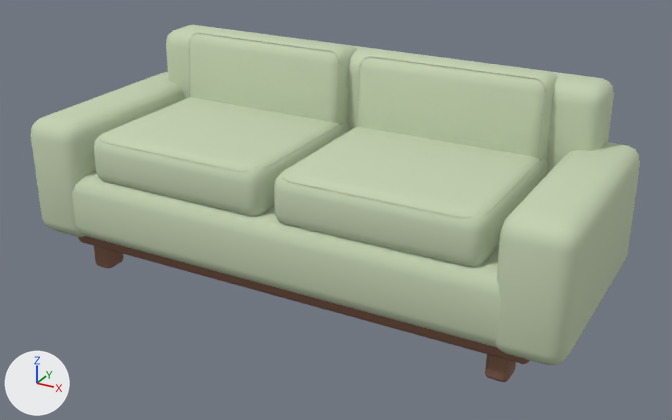
Renders of the Blender file assets-source/blender/sofa.blend from each side of a commit.
One viewpoint serves both versions: a camera (50 mm lens) standing at (1.58, -2.8, 1.7) and looking at (0.06, -0.02, 0.31). Arrows for +X, +Y and +Z are at lower left; the lights stay in place. The picture after the commit comes second.

The scene before the commit, as lines of its bpy script (objects in view):
```python
ob_sofa_back_cushion_0 = bpy.data.objects.new('sofa_back_cushion_0', me_cube_007)
ob_sofa_back_cushion_0.location = (0.0, 0.0, 0.0)
ob_sofa_back_cushion_1 = bpy.data.objects.new('sofa_back_cushion_1', me_cube_009)
ob_sofa_back_cushion_1.location = (0.0, 0.0, 0.0)
ob_sofa_back_shell = bpy.data.objects.new('sofa_back_shell', me_cube_003)
ob_sofa_back_shell.location = (0.0, 0.0, 0.0)
ob_sofa_integrated_arm_1 = bpy.data.objects.new('sofa_integrated_arm_1', me_cube_005)
ob_sofa_integrated_arm_1.location = (0.0, 0.0, 0.0)
ob_sofa_lower_wood_rail = bpy.data.objects.new('sofa_lower_wood_rail', me_cube_002)
ob_sofa_lower_wood_rail.location = (0.0, 0.0, 0.0)
ob_sofa_seat_cushion_0 = bpy.data.objects.new('sofa_seat_cushion_0', me_cube_006)
ob_sofa_seat_cushion_0.location = (0.0, 0.0, 0.0)
ob_sofa_seat_cushion_1 = bpy.data.objects.new('sofa_seat_cushion_1', me_cube_008)
ob_sofa_seat_cushion_1.location = (0.0, 0.0, 0.0)
ob_sofa_tapered_foot = bpy.data.objects.new('sofa_tapered_foot', me_cube_010)
ob_sofa_tapered_foot.location = (0.0, 0.0, 0.0)
ob_sofa_tapered_foot_002 = bpy.data.objects.new('sofa_tapered_foot.002', me_cube_012)
ob_sofa_tapered_foot_002.location = (0.0, 0.0, 0.0)
# also in view: 'sofa_continuous_base' at (0.0, -0.01, 0.29); 'sofa_integrated_arm_-1' at (-0.93, -0.02, 0.38); 'tailored_double_welt' at (0.0, -0.08, 0.66)
```
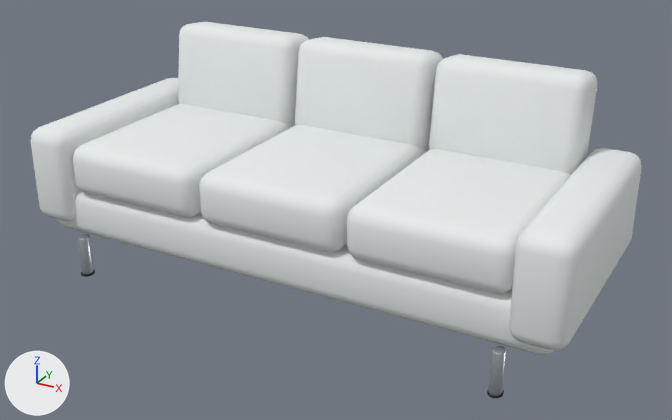
Location of each change, [x1, y1, x2, y2] in pixels of the pictures (672 x 420 px):
'sofa_continuous_base', recoloured, mesh rescaled
    before: [72, 170, 501, 347]
    after: [57, 190, 554, 355]
'sofa_seat_cushion_1', deleted (pale green)
    before: [274, 127, 547, 267]
'sofa_integrated_arm_1', recoloured, reshaped (pale green to white, 8% narrower, 9% shorter)
    before: [496, 142, 640, 365]
    after: [509, 148, 641, 350]
'individual_seat_cushion.002', added
    after: [347, 149, 571, 293]
'sofa_seat_cushion_0', deleted (pale green)
    before: [94, 97, 349, 216]
'individual_seat_cushion.001', added
    after: [199, 125, 426, 252]
'angled_back_cushion.002', added
    after: [429, 54, 597, 175]
'sofa_back_cushion_1', deleted (pale green)
    before: [356, 50, 558, 160]
'individual_seat_cushion', added
    after: [73, 104, 294, 217]
'angled_back_cushion.001', added
    after: [295, 37, 443, 148]
'sofa_back_cushion_0', deleted (pale green)
    before: [190, 27, 357, 124]
'angled_back_cushion', added
    after: [178, 22, 309, 126]
'sofa_integrated_arm_-1', recoloured, reshaped (pale green to white, 13% shorter)
    before: [31, 72, 185, 237]
    after: [31, 78, 179, 221]
'sofa_back_shell', deleted
    before: [166, 25, 614, 175]
'sofa_lower_wood_rail', deleted (mostly hidden)
    before: [78, 236, 530, 364]
'tailored_double_welt', deleted
    before: [99, 33, 546, 218]
'aluminum_foot.002', added
    after: [488, 346, 506, 396]
'sofa_tapered_foot.002', deleted (brown)
    before: [485, 354, 516, 382]
'aluminum_foot', added
    after: [77, 234, 94, 274]
'sofa_tapered_foot', deleted (brown)
    before: [94, 246, 124, 268]
'rubber_floor_glide.002', added
    after: [487, 390, 504, 398]

What changed in the scene script:
```text
Change mat_upholstery_textured:
    mat_upholstery_textured.base_color: (0.56, 0.65, 0.45) -> (0.81, 0.84, 0.84)  # pale green #c5d3b3 -> white #e8ecec
Change me_cube_001:
    remove me_cube_001.from_pydata(...)  # 96 vertices, 98 faces; spans x -0.99..0.99, y -0.44..0.43, z 0.15..0.42
    add me_cube_001.from_pydata(...)  # 96 vertices, 98 faces; spans x -1.01..1.01, y -0.41..0.4, z 0.16..0.35
    me_cube_001 part 1: the whole mesh is scaled about its middle by (1.03, 0.947, 0.713), then moved by (0.0, 0.0, -0.03)
Change me_cube_004:
    remove me_cube_004.from_pydata(...)  # 96 vertices, 98 faces; spans x -1.05..-0.809, y -0.45..0.41, z 0.146..0.61
    add me_cube_004.from_pydata(...)  # 96 vertices, 98 faces; spans x -1.05..-0.861, y -0.45..0.437, z 0.206..0.574
    me_cube_004 part 2: 96 of 96 vertices moved; they spanned x -1.05..-0.809, y -0.45..0.41, z 0.146..0.61 and now span x -1.05..-0.861, y -0.45..0.437, z 0.206..0.574; mean shift (-0.026, 0.014, 0.012)
Change me_cube_005:
    remove me_cube_005.from_pydata(...)  # 96 vertices, 98 faces; spans x 0.809..1.05, y -0.45..0.41, z 0.146..0.61
    add me_cube_005.from_pydata(...)  # 96 vertices, 98 faces; spans x 0.861..1.05, y -0.45..0.437, z 0.206..0.574
    me_cube_005 part 3: 96 of 96 vertices moved; they spanned x 0.809..1.05, y -0.45..0.41, z 0.146..0.61 and now span x 0.861..1.05, y -0.45..0.437, z 0.206..0.574; mean shift (0.026, 0.014, 0.012)
Remove ob_sofa_lower_wood_rail:
    ob_sofa_lower_wood_rail = bpy.data.objects.new('sofa_lower_wood_rail', me_cube_002)
Remove ob_sofa_back_shell:
    ob_sofa_back_shell = bpy.data.objects.new('sofa_back_shell', me_cube_003)
Remove ob_sofa_seat_cushion_0:
    ob_sofa_seat_cushion_0 = bpy.data.objects.new('sofa_seat_cushion_0', me_cube_006)
Remove ob_sofa_back_cushion_0:
    ob_sofa_back_cushion_0 = bpy.data.objects.new('sofa_back_cushion_0', me_cube_007)
Remove ob_sofa_seat_cushion_1:
    ob_sofa_seat_cushion_1 = bpy.data.objects.new('sofa_seat_cushion_1', me_cube_008)
Remove ob_sofa_back_cushion_1:
    ob_sofa_back_cushion_1 = bpy.data.objects.new('sofa_back_cushion_1', me_cube_009)
Remove ob_sofa_tapered_foot:
    ob_sofa_tapered_foot = bpy.data.objects.new('sofa_tapered_foot', me_cube_010)
Remove ob_sofa_tapered_foot_002:
    ob_sofa_tapered_foot_002 = bpy.data.objects.new('sofa_tapered_foot.002', me_cube_012)
Remove ob_tailored_double_welt:
    ob_tailored_double_welt = bpy.data.objects.new('tailored_double_welt', me_tailored_double_welt)
Add ob_angled_back_cushion_002:
    ob_angled_back_cushion_002 = bpy.data.objects.new('angled_back_cushion.002', me_cube_007_1)  # 96 vertices, 98 faces; spans x 0.3..0.862, y 0.21..0.45, z 0.469..0.85; in mat_upholstery_textured (white #e8ecec)
    ob_angled_back_cushion_002.location = (0.0, 0.0, 0.0)
Add ob_individual_seat_cushion_002:
    ob_individual_seat_cushion_002 = bpy.data.objects.new('individual_seat_cushion.002', me_cube_006_1)  # 96 vertices, 98 faces; spans x 0.298..0.864, y -0.43..0.314, z 0.337..0.529; in mat_upholstery_textured (white #e8ecec)
    ob_individual_seat_cushion_002.location = (0.0, 0.0, 0.0)
Add ob_angled_back_cushion_001:
    ob_angled_back_cushion_001 = bpy.data.objects.new('angled_back_cushion.001', me_cube_005_1)  # 96 vertices, 98 faces; spans x -0.28..0.28, y 0.21..0.45, z 0.469..0.85; in mat_upholstery_textured (white #e8ecec)
    ob_angled_back_cushion_001.location = (0.0, 0.0, 0.0)
Add ob_individual_seat_cushion_001:
    ob_individual_seat_cushion_001 = bpy.data.objects.new('individual_seat_cushion.001', me_cube_004_1)  # 96 vertices, 98 faces; spans x -0.283..0.283, y -0.43..0.314, z 0.337..0.529; in mat_upholstery_textured (white #e8ecec)
    ob_individual_seat_cushion_001.location = (0.0, 0.0, 0.0)
Add ob_angled_back_cushion:
    ob_angled_back_cushion = bpy.data.objects.new('angled_back_cushion', me_cube_003_1)  # 96 vertices, 98 faces; spans x -0.862..-0.3, y 0.21..0.45, z 0.469..0.85; in mat_upholstery_textured (white #e8ecec)
    ob_angled_back_cushion.location = (0.0, 0.0, 0.0)
Add ob_individual_seat_cushion:
    ob_individual_seat_cushion = bpy.data.objects.new('individual_seat_cushion', me_cube_002_1)  # 96 vertices, 98 faces; spans x -0.864..-0.298, y -0.43..0.314, z 0.337..0.529; in mat_upholstery_textured (white #e8ecec)
    ob_individual_seat_cushion.location = (0.0, 0.0, 0.0)
Add ob_rubber_floor_glide_002:
    ob_rubber_floor_glide_002 = bpy.data.objects.new('rubber_floor_glide.002', me_cone_005)  # 192 vertices, 162 faces; spans x 0.815..0.865, y -0.4426..-0.386, z 0.0005..0.0096; in mat_modern_recess_charcoal (dark grey #242c32)
    ob_rubber_floor_glide_002.location = (0.0, 0.0, 0.0)
Add ob_aluminum_foot_002:
    ob_aluminum_foot_002 = bpy.data.objects.new('aluminum_foot.002', me_cone_004)  # 192 vertices, 162 faces; spans x 0.818..0.862, y -0.439..-0.389, z 0.0..0.161; in mat_modern_brushed_aluminum (light grey #c2cbd3)
    ob_aluminum_foot_002.location = (0.0, 0.0, 0.0)
Add ob_aluminum_foot:
    ob_aluminum_foot = bpy.data.objects.new('aluminum_foot', me_cone)  # 192 vertices, 162 faces; spans x -0.862..-0.818, y -0.439..-0.389, z 0.0..0.161; in mat_modern_brushed_aluminum (light grey #c2cbd3)
    ob_aluminum_foot.location = (0.0, 0.0, 0.0)
```
